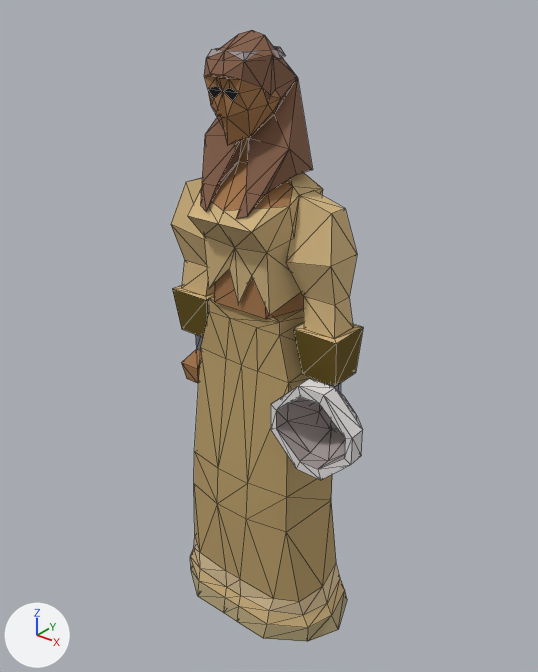
One commit to the glTF model public/models/decanters.gltf: the scene before it, then after it.
Before and after are seen from a 50 mm lens placed at (124.6, -151.2, 205.1), pointed at (-3.0, 8.4, 106.2). Every picture has the same lights, and +X, +Y and +Z are marked at lower left. The older version comes first. Mesh edges are drawn as thin lines. Vertices at exactly the same position are counted once.
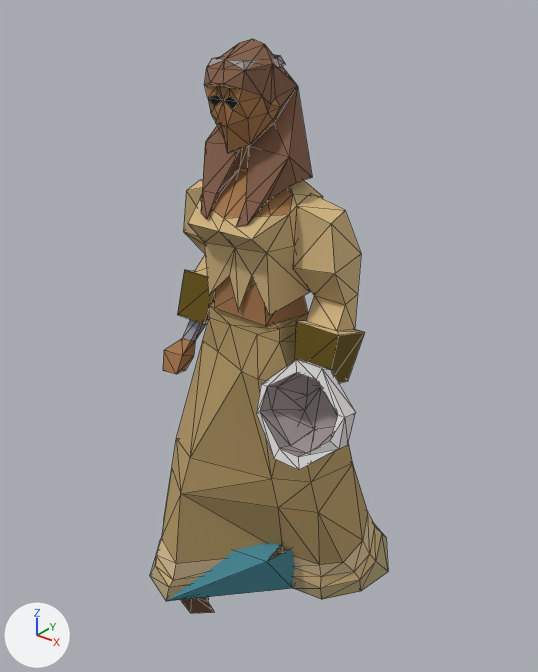
The newer file adds a shape key; the second version is drawn at full value of the shape key 'target_0' of 'Mesh_0', and the change is written as the vertex moves it makes.

Pixel boxes (x1, y1, x2, y2) of what changed, in the pictures (538 x 672 px; the box of a moved part takes in the faces that stretch with it):
'Mesh_0', reshaped (24% wider, 6% shorter)
    before: (171, 30, 363, 642)
    after: (150, 39, 388, 613)
part 1 of me_mesh_0, moved or reshaped (not visible before)
    after: (181, 597, 215, 613)
part 2 of me_mesh_0, rebuilt (51% wider, 13% shorter)
    before: (190, 270, 347, 642)
    after: (150, 276, 388, 601)
part 3 of me_mesh_0, moved or reshaped
    before: (171, 30, 363, 480)
    after: (163, 39, 365, 470)

Edits to the bpy script that builds the scene:
```text
Change me_mesh_0:
    used by ob_mesh_0; location = (0.0, 0.0, 0.0)
    remove me_mesh_0.from_pydata(...)  # 366 vertices, 678 faces; spans x -31.0..43.0, y -16.0..19.0, z -3.0..193.0
    add me_mesh_0.from_pydata(...)  # 371 vertices, 678 faces; spans x -41.0..43.0, y -34.0..43.0, z -3.0..191.0
    me_mesh_0 part 1: the loose piece of 12 vertices spanning x -13.0..-4.0, y -4.0..6.0, z -3.0..18.0 is multiplied about its middle by the matrix ((0.957, 0.27, 0.103), (-0.281, 0.953, 0.109), (-0.069, -0.133, 0.989)), then moved by (-12.0, -11.0, 0.0)
    me_mesh_0 part 2: the loose piece of 106 vertices spanning x -31.0..31.0, y -16.0..19.0, z 12.0..134.0 is rebuilt with 106 vertices and now spans x -41.0..33.0, y -26.0..43.0, z 10.0..132.0
    me_mesh_0 part 3: 220 vertices removed from x -31.0..43.0, y -16.0..12.0, z 84.0..193.0; 225 vertices added at x -32.0..43.0, y -34.0..14.0, z 90.0..191.0
    other edits to the shape of me_mesh_0 do not show in these pictures
```
